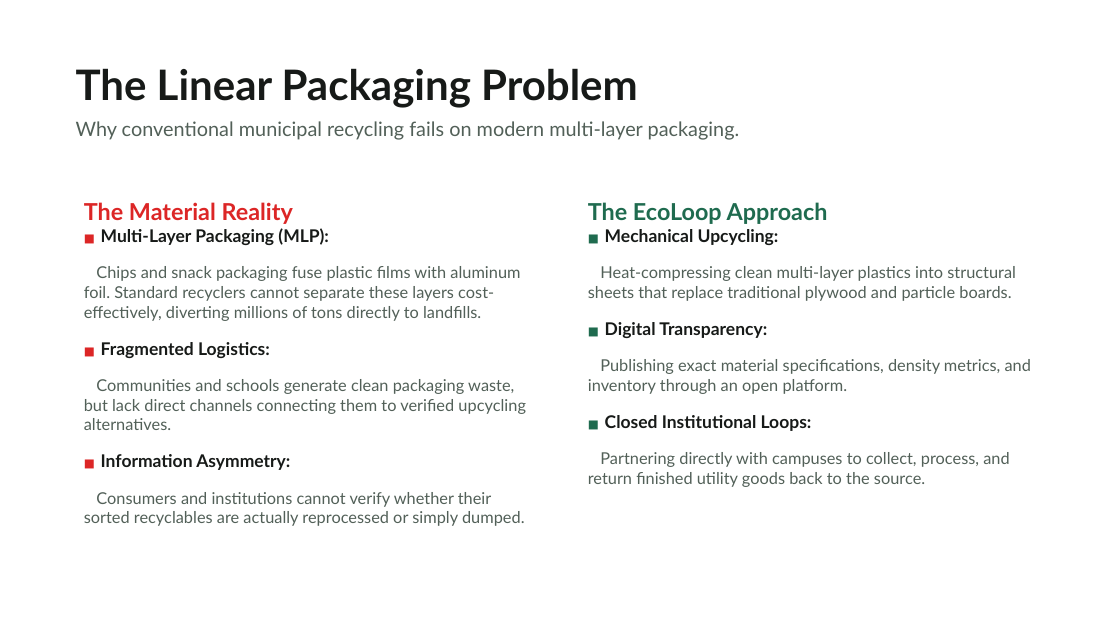
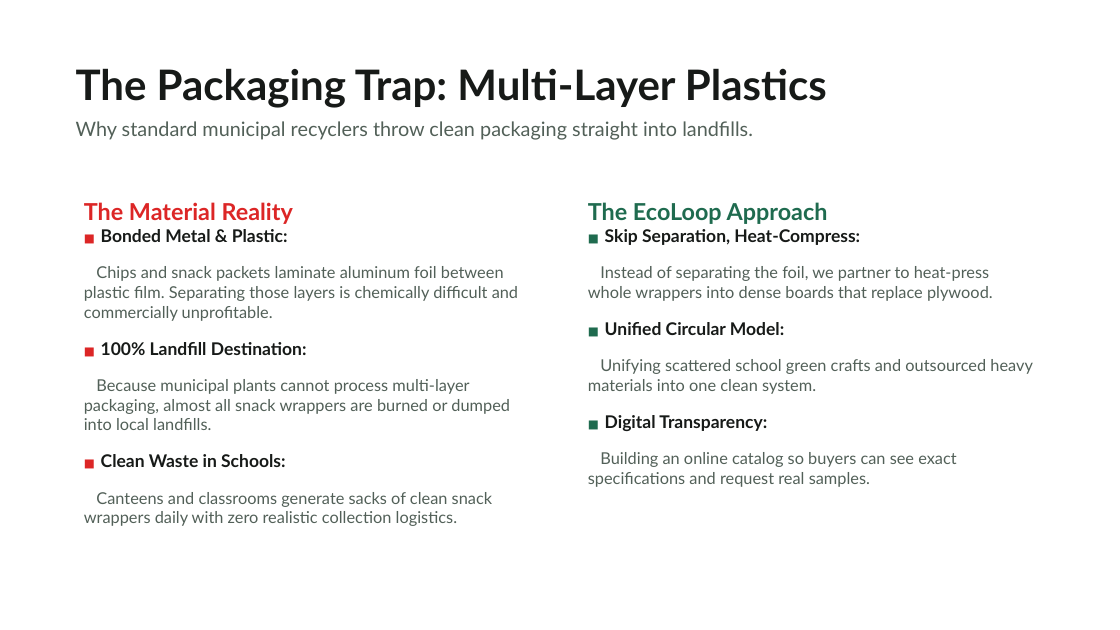
Before and after one commit to Harman209/ecoloop, a slide deck: slide 2 of docs/presentation/ecoloop-presentation.pptx. Drawn at 1120x630 pixels with LibreOffice and Linux fonts; fonts in the diff are those of the drawing. Boxes give left, top, right and bottom in pixels: in the first picture for what was removed or moved away, otherwise in the second. Text is boxed around its words. In the diff, an @@ line names an element or a change of style, - is before the commit and + after.

```diff
--- a/docs/presentation/ecoloop-presentation.pptx
+++ b/docs/presentation/ecoloop-presentation.pptx
@@ text at box(76, 68, 827, 140): text changed @@
-The Linear Packaging Problem
-Why conventional municipal recycling fails on modern multi-layer packaging.
+The Packaging Trap: Multi-Layer Plastics
+Why standard municipal recyclers throw clean packaging straight into landfills.
@@ text at box(84, 266, 518, 526): text changed @@
-■ Multi-Layer Packaging (MLP):
-Chips and snack packaging fuse plastic films with aluminum foil. Standard recyclers cannot separate these layers cost-effectively, diverting millions of tons directly to landfills.
-■ Fragmented Logistics:
-Communities and schools generate clean packaging waste, but lack direct channels connecting them to verified upcycling alternatives.
-■ Information Asymmetry:
-Consumers and institutions cannot verify whether their sorted recyclables are actually reprocessed or simply dumped.
+■ Bonded Metal & Plastic:
+Chips and snack packets laminate aluminum foil between plastic film. Separating those layers is chemically difficult and commercially unprofitable.
+■ 100% Landfill Destination:
+Because municipal plants cannot process multi-layer packaging, almost all snack wrappers are burned or dumped into local landfills.
+■ Clean Waste in Schools:
+Canteens and classrooms generate sacks of clean snack wrappers daily with zero realistic collection logistics.
@@ text at box(588, 266, 1033, 487): text changed @@
-■ Mechanical Upcycling:
-Heat-compressing clean multi-layer plastics into structural sheets that replace traditional plywood and particle boards.
-■ Digital Transparency:
-Publishing exact material specifications, density metrics, and inventory through an open platform.
-■ Closed Institutional Loops:
-Partnering directly with campuses to collect, process, and return finished utility goods back to the source.
+■ Skip Separation, Heat-Compress:
+Instead of separating the foil, we partner to heat-press whole wrappers into dense boards that replace plywood.
+■ Unified Circular Model:
+Unifying scattered school green crafts and outsourced heavy materials into one clean system.
+■ Digital Transparency:
+Building an online catalog so buyers can see exact specifications and request real samples.
```
Also in this commit, not shown: 10 other slides changed, 2 slides added, 2 slides removed, 7 other files.
